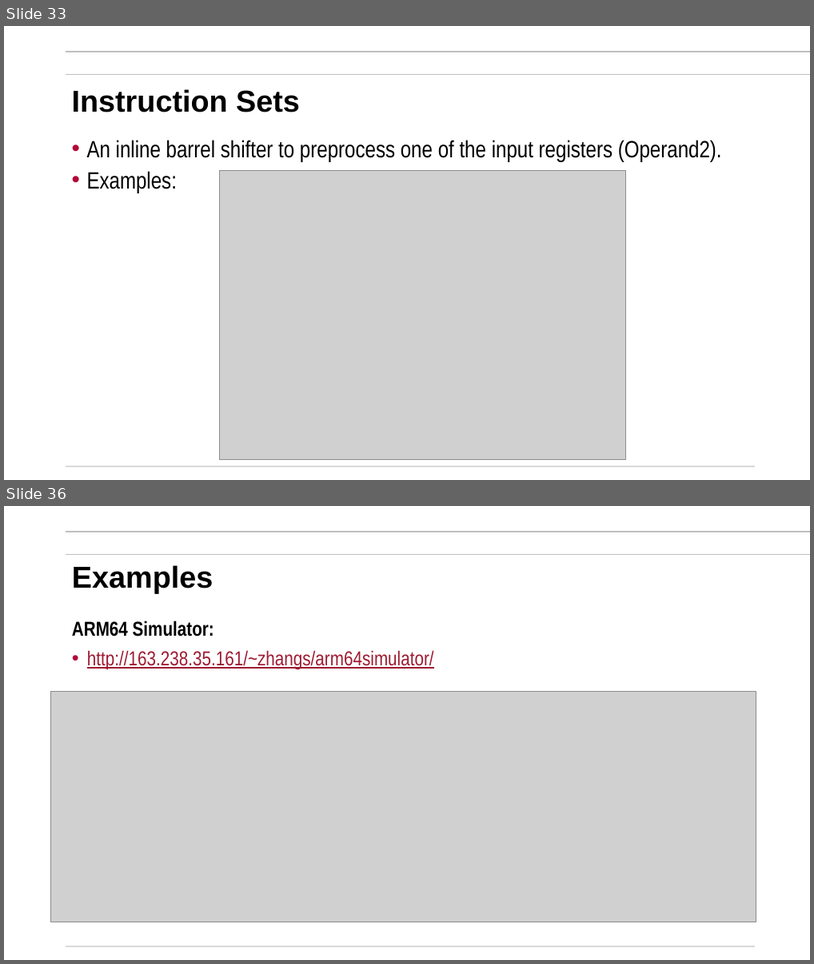
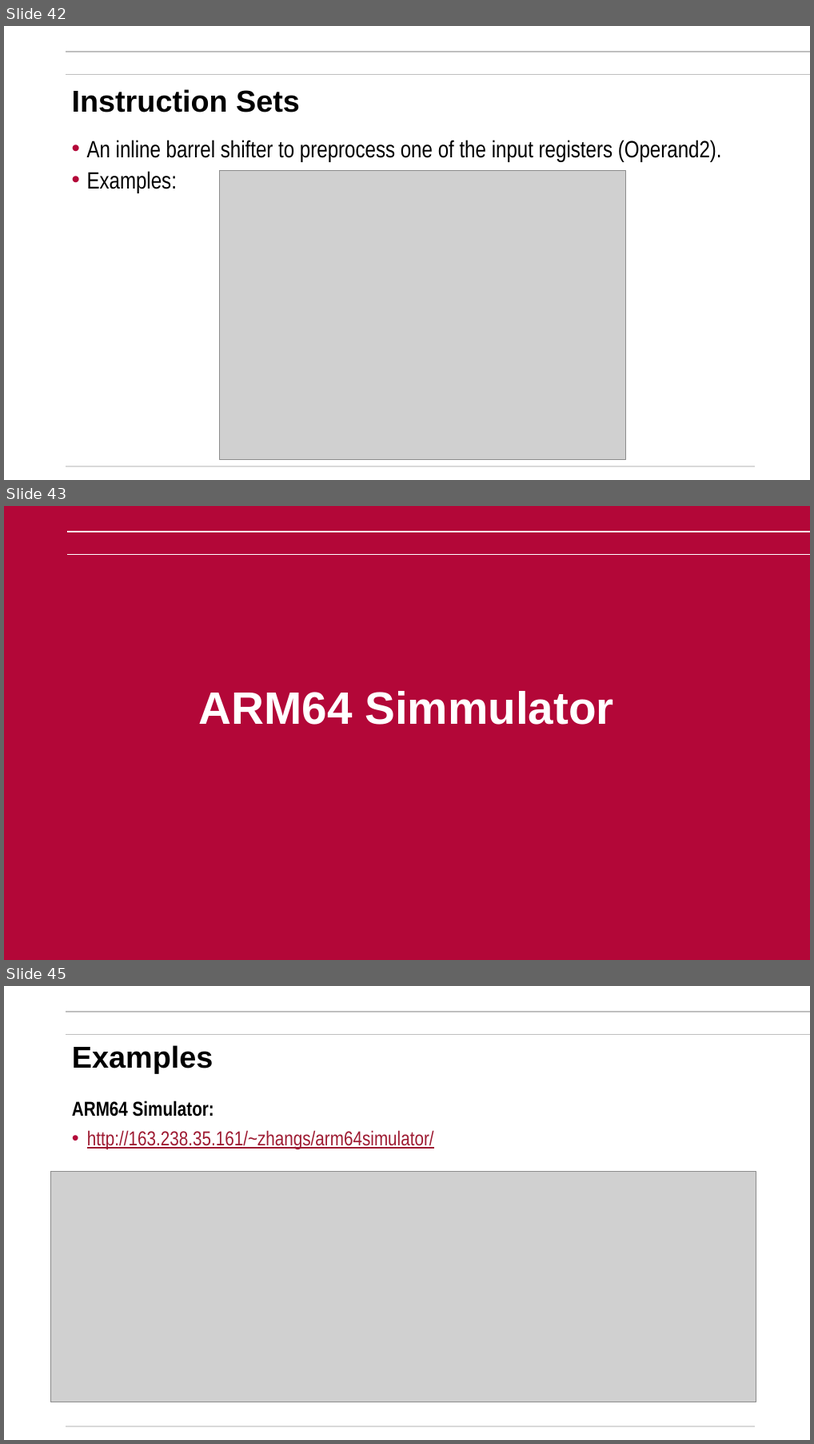
Before and after one commit to mikegrace2/CSEN20-Fall2026-Course-Website, a slide deck: Week10_64bitArmAndFinalPrep/ARM64Bit_V4.pptx. Shown one above the other, each under a label of ours: slides 33 and 36 before the commit, slides 42, 43 and 45 after it; the slides between them are not shown. The pictures are 814x964 and 814x1444 pixels, drawn with LibreOffice and Linux fonts; fonts in the diff are those of the drawing; grey boxes stand for pictures; background and template pictures are left out. Boxes give left, top, right and bottom in pixels: in the first picture for what was removed or moved away, otherwise in the second. Text is boxed around its words. In the diff, an @@ line names an element or a change of style, - is before the commit and + after.

```diff
--- a/Week10_64bitArmAndFinalPrep/ARM64Bit_V4.pptx
+++ b/Week10_64bitArmAndFinalPrep/ARM64Bit_V4.pptx
@@ slide 43 added at [4,506,810,960], background #B30738 @@
@@ line added from (67, 532) to (810, 532), #FFFFFF 1.5 pt @@
@@ line added from (67, 554) to (810, 554), #FFFFFF 1.5 pt @@
@@ title added at [199,691,614,724], 54 pt, text #FFFFFF, bold @@
+ARM64 Simmulator
@@ what was slide 33 is now slide 42 @@
@@ what was slide 36 is now slide 45 @@
```
Also in this commit, not shown: 10 slides changed, 11 other slides added, 1 slide removed.
